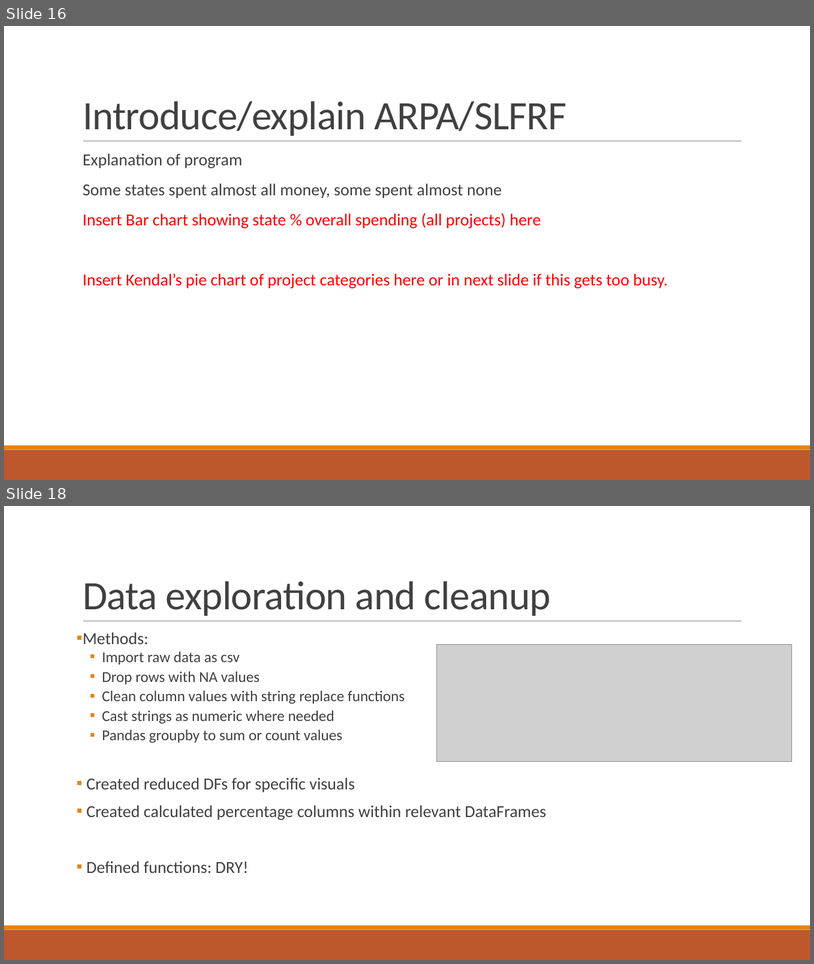
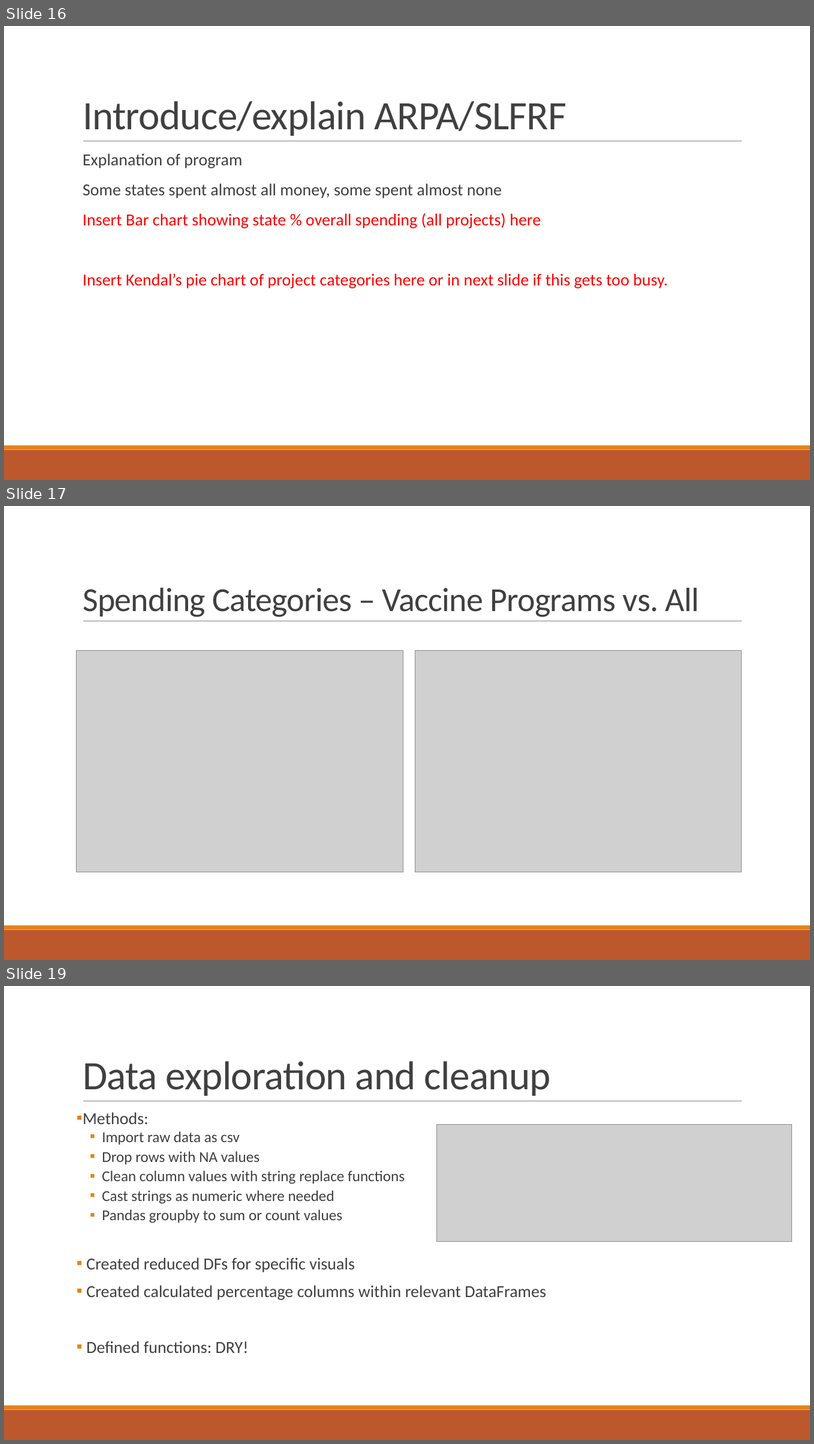
Before and after one commit to Evdawg/Project_1_Covid_Data, a slide deck: Project notes.pptx. Shown one above the other, each under a label of ours: slides 16 and 18 before the commit, slides 16, 17 and 19 after it; the slides between them are not shown. The pictures are 814x964 and 814x1444 pixels, drawn with LibreOffice and Linux fonts; fonts in the diff are those of the drawing; grey boxes stand for pictures. Boxes give left, top, right and bottom in pixels: in the first picture for what was removed or moved away, otherwise in the second. Text is boxed around its words. In the diff, an @@ line names an element or a change of style, - is before the commit and + after.

Commit message:
adding one last slide to pptx Kendal 17 May 2023

```diff
--- a/Project notes.pptx
+++ b/Project notes.pptx
@@ slide 17 added at <box>4,506,810,960</box>, background #FFFFFF; not listed: 3 template elements that a slide beside it also shows @@
@@ title added at <box>83,588,700,617</box>, 40 pt, text #404040 @@
+Spending Categories – Vaccine Programs vs. All
@@ picture added at <box>77,651,403,872</box> @@
@@ picture added at <box>416,651,742,872</box> @@
@@ what was slide 18 is now slide 19 @@
```
